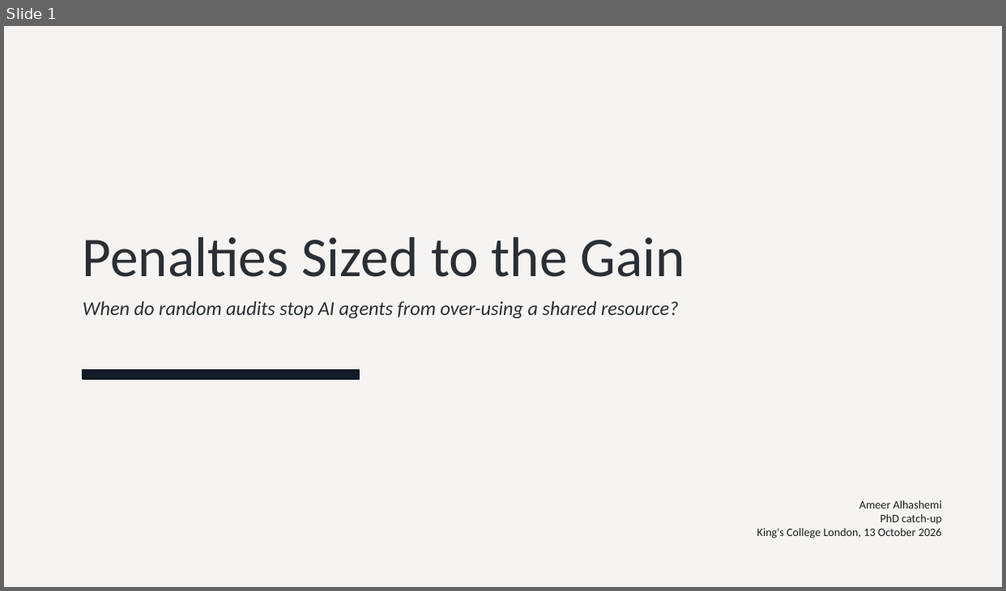
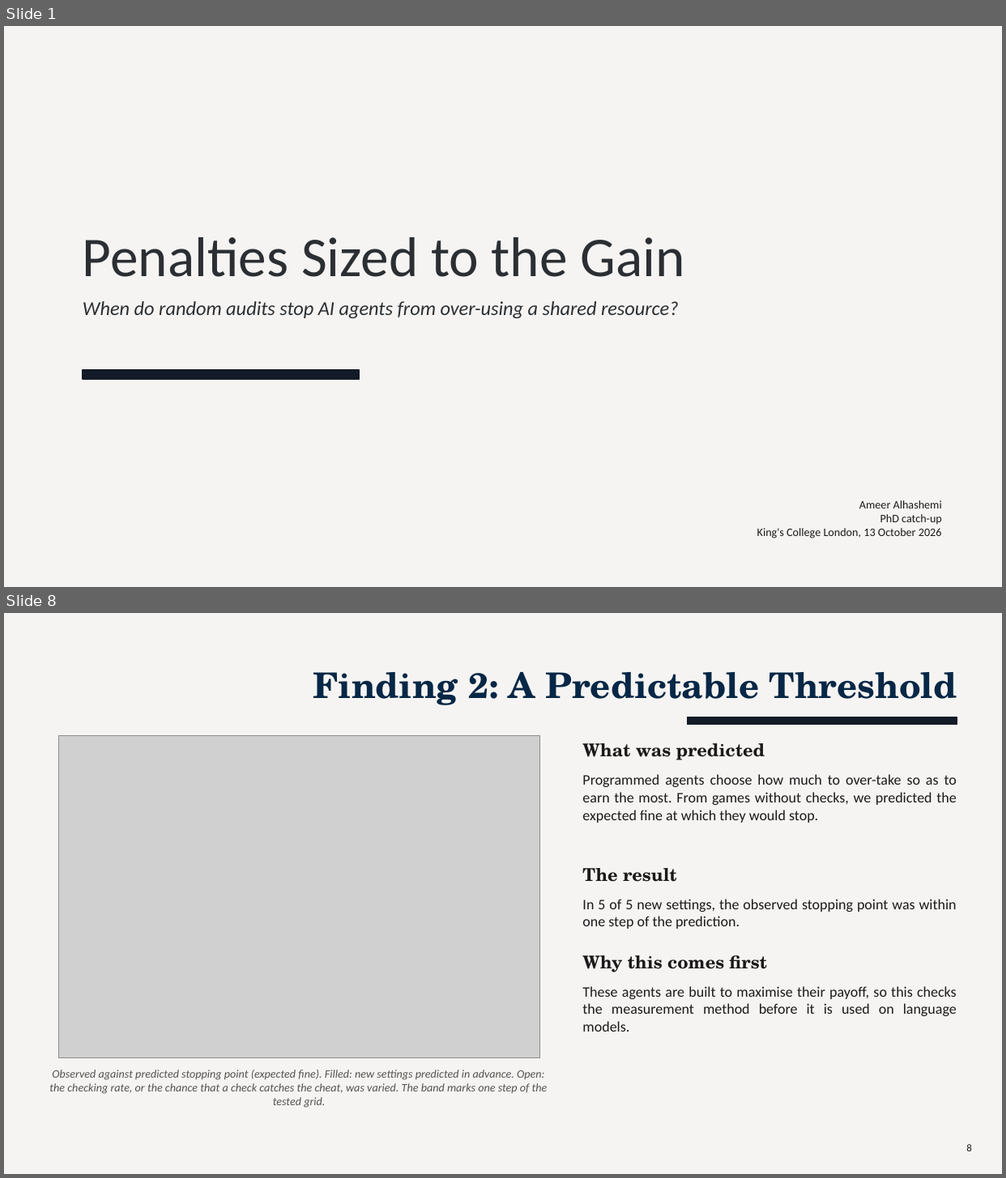
Before and after one commit to TallowCatch/invasion-commons, a slide deck: notes/slides/2026-10-13_phd_catchup/phd_catchup_2026-10-13.pptx. Shown one above the other, each under a label of ours: slide 1 before the commit, slides 1 and 8 after it; the slides between them are not shown. The pictures are 1006x591 and 1006x1178 pixels, drawn with LibreOffice and Linux fonts; fonts in the diff are those of the drawing; grey boxes stand for pictures. Boxes give left, top, right and bottom in pixels: in the first picture for what was removed or moved away, otherwise in the second. Text is boxed around its words. In the diff, an @@ line names an element or a change of style, - is before the commit and + after.

```diff
--- a/notes/slides/2026-10-13_phd_catchup/phd_catchup_2026-10-13.pptx
+++ b/notes/slides/2026-10-13_phd_catchup/phd_catchup_2026-10-13.pptx
@@ slide 8 added at bbox=[4, 613, 1002, 1174], background #F5F4F2 @@
@@ text added at bbox=[313, 672, 957, 705], 34 pt, text #062746, bold @@
+Finding 2: A Predictable Threshold
@@ rectangle added at bbox=[688, 717, 957, 725], fill #131B28, outline #131B28 1 pt @@
@@ picture added at bbox=[58, 736, 540, 1059] @@
@@ text added at bbox=[582, 743, 765, 760], 17 pt, text #1C191A, bold @@
+What was predicted
@@ text added at bbox=[582, 774, 957, 823], 14 pt, text #1C191A @@
+Programmed agents choose how much to over-take so as to earn the most. From games without checks, we predicted the expected fine at which they would stop.
@@ text added at bbox=[582, 868, 677, 882], 17 pt, text #1C191A, bold @@
+The result
@@ text added at bbox=[582, 899, 957, 929], 14 pt, text #1C191A @@
+In 5 of 5 new settings, the observed stopping point was within one step of the prediction.
@@ text added at bbox=[582, 956, 766, 973], 17 pt, text #1C191A, bold @@
+Why this comes first
@@ text added at bbox=[582, 986, 957, 1032], 14 pt, text #1C191A @@
+These agents are built to maximise their payoff, so this checks the measurement method before it is used on language models.
@@ text added at bbox=[49, 1070, 548, 1108], 11 pt, text #55524E, italic @@
+Observed against predicted stopping point (expected fine). Filled: new settings predicted in advance. Open: the checking rate, or the chance that a check catches the cheat, was varied. The band marks one step of the tested grid.
@@ text added at bbox=[966, 1144, 971, 1152], 10 pt, text #1C191A @@
+8
```
Also in this commit, not shown: 8 slides changed, 6 other slides added, 6 slides removed, 2 other files.
